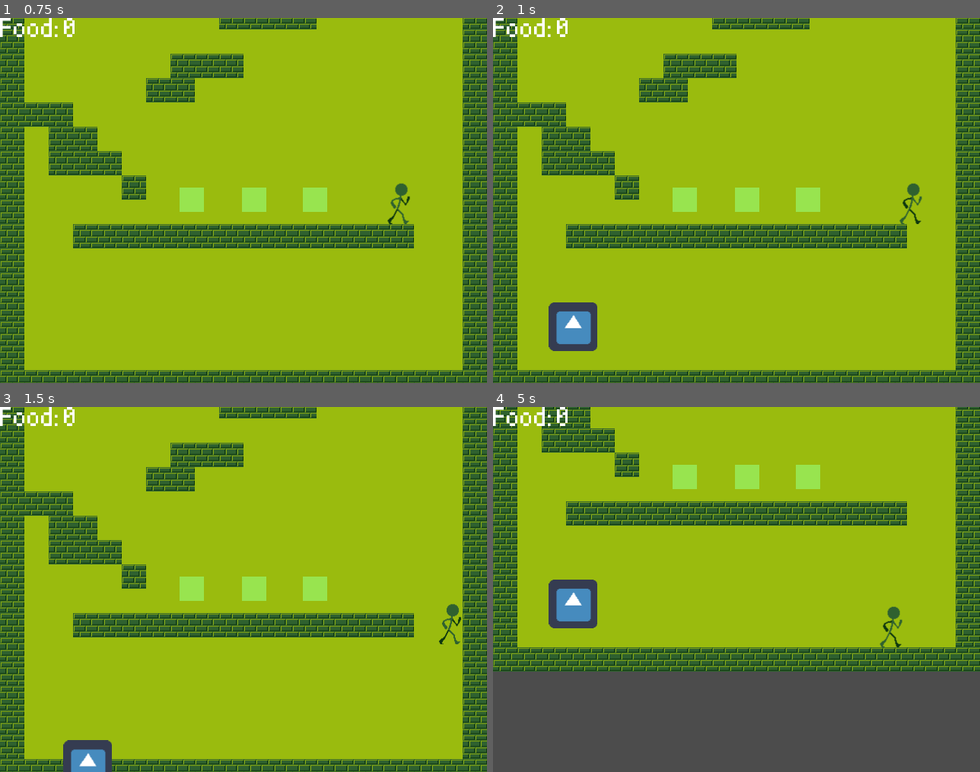
Above: before the commit, frames 1-4 (two rows, left to right).
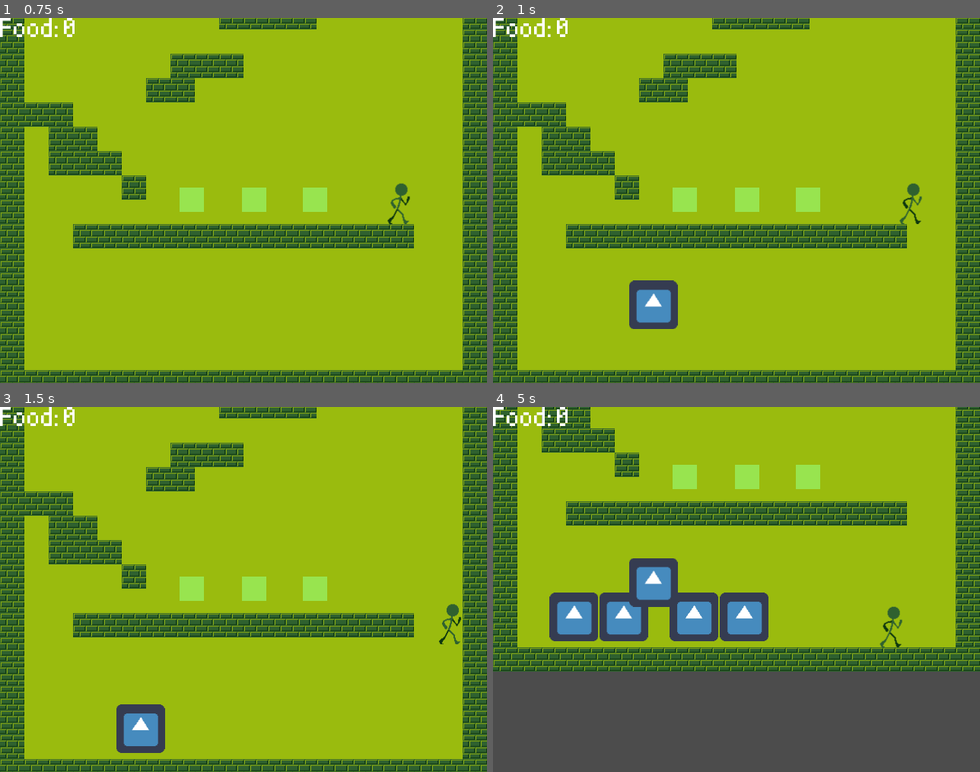
Above: after the commit, the same moments.

Repository: sbieser/LD41
Game: Godot game, scene res://Main.tscn
Same seed, same stepped clock (60 frames per second), same inputs: the game is played once before the commit and once after it. The engine's default icon, where the game draws it, is replaced by a stand-in: a white triangle on a blue panel in a dark square.
Inputs:
- Up to frame 1 (0.75 s): hold Right (ui_right) from 0.53 s (still down)
- Up to frame 2 (1 s): keep holding Right (ui_right)
- Up to frame 3 (1.5 s): keep holding Right (ui_right)
- Up to frame 4 (5 s): release Right (ui_right) at 2.03 s; hold Left (ui_left) 2.03-2.78 s; hold Right (ui_right) 2.78-4.28 s; hold Left (ui_left) from 4.28 s (still down)

Frame 1 is identical in both runs. In frame 2, 2.6% of the frame differs, in the area x 11-38%, y 71-92%; in frame 3, 2.2%; in frame 4, 6.3%, in the area x 11-57%, y 41-65%.

Commit message:
fixed gravity on grubs

Diff:
--- a/Enemy_Grub.gd
+++ b/Enemy_Grub.gd
@@ -1,6 +1,8 @@
 extends KinematicBody2D
 
 signal hit
+signal enemy_died
+signal changed_directions
 
 export (float) var SPEEDX = 60
 var gravity = 500
@@ -28,10 +30,11 @@
 
 func remove_enemy():
 	queue_free()
+	emit_signal("enemy_died")
 
 func hit_detected():
 	hitpoint = hitpoint - 1
-
+	emit_signal("hit")
 	if hitpoint < 1:
 		remove_enemy()
 
@@ -49,8 +52,6 @@
 
 
 func _on_Area2D_body_entered(body):
-	emit_signal("hit")
-
 	if direction == "left":
 		direction = "right"
 	else:
--- a/Enemy_Grub.tscn
+++ b/Enemy_Grub.tscn
@@ -67,7 +67,6 @@
 position = Vector2( -0.143078, 19.2053 )
 scale = Vector2( 3.2021, 1.03361 )
 shape = SubResource( 3 )
-disabled = true
 _sections_unfolded = [ "Transform" ]
 
 [connection signal="body_entered" from="Area2D" to="." method="_on_Area2D_body_entered"]
--- a/Main.gd
+++ b/Main.gd
@@ -4,23 +4,21 @@
 
 var food_count = 0
 
+var all_grubs = []
+
 func _ready():
 	# Called every time the node is added to the scene.
 	# Initialization here
 	pass
 
-#func _process(delta):
-#	# Called every frame. Delta is time since last frame.
-#	# Update game logic here.
-#	pass
-
-
 func _on_Timer_timeout():
 	#pass # replace with function body
 	#print("main::_on_Timer_timeout")
-	var grub_instance = grub_scene.instance()
-	grub_instance.position = $SpawnGrub_1.position
-	add_child(grub_instance)
+	if all_grubs.size() < 5:
+		var grub_instance = grub_scene.instance()
+		grub_instance.position = $SpawnGrub_1.position
+		add_child(grub_instance)
+		all_grubs.push_back(grub_instance)
 
 
 func _on_Player_button_pressed(button_type):
@@ -28,7 +26,9 @@
 	print("_on_Player_button_pressed")
 	match button_type:
 		0:
-			print("this is the food button")
+			#print("this is the food button")
+			food_count = food_count - 1
+			$HUD.update_score(food_count)
 		1:
 			print("this is the play button")
 		2:
--- a/Main.tscn
+++ b/Main.tscn
@@ -6,7 +6,7 @@
 [ext_resource path="res://Player.tscn" type="PackedScene" id=4]
 [ext_resource path="res://HUD.tscn" type="PackedScene" id=5]
 
-[node name="Main" type="Node" index="0"]
+[node name="Main" type="Node"]
 
 script = ExtResource( 1 )
 
@@ -78,7 +78,7 @@
 
 [node name="SpawnGrub_1" type="Position2D" parent="." index="6"]
 
-position = Vector2( 105.678, 390.892 )
+position = Vector2( 210.899, 362.499 )
 __meta__ = {
 "_edit_group_": true
 }
Not shown: 3 places in Enemy_Grub.tscn that only renumber resources
